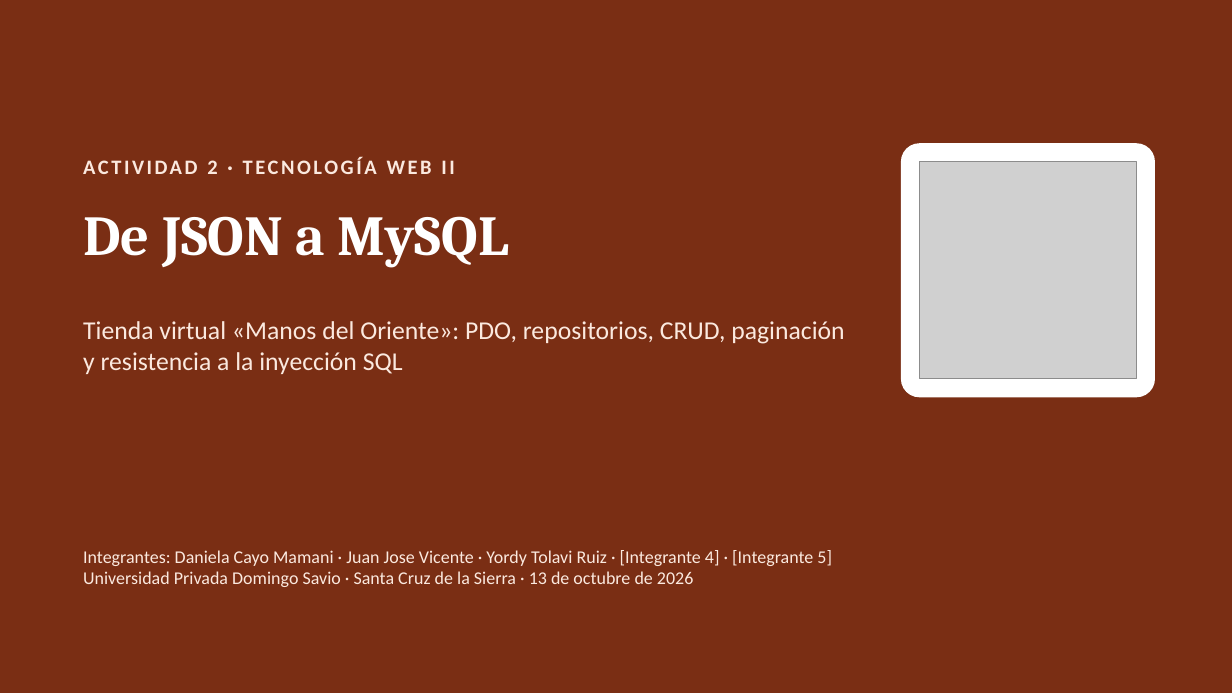
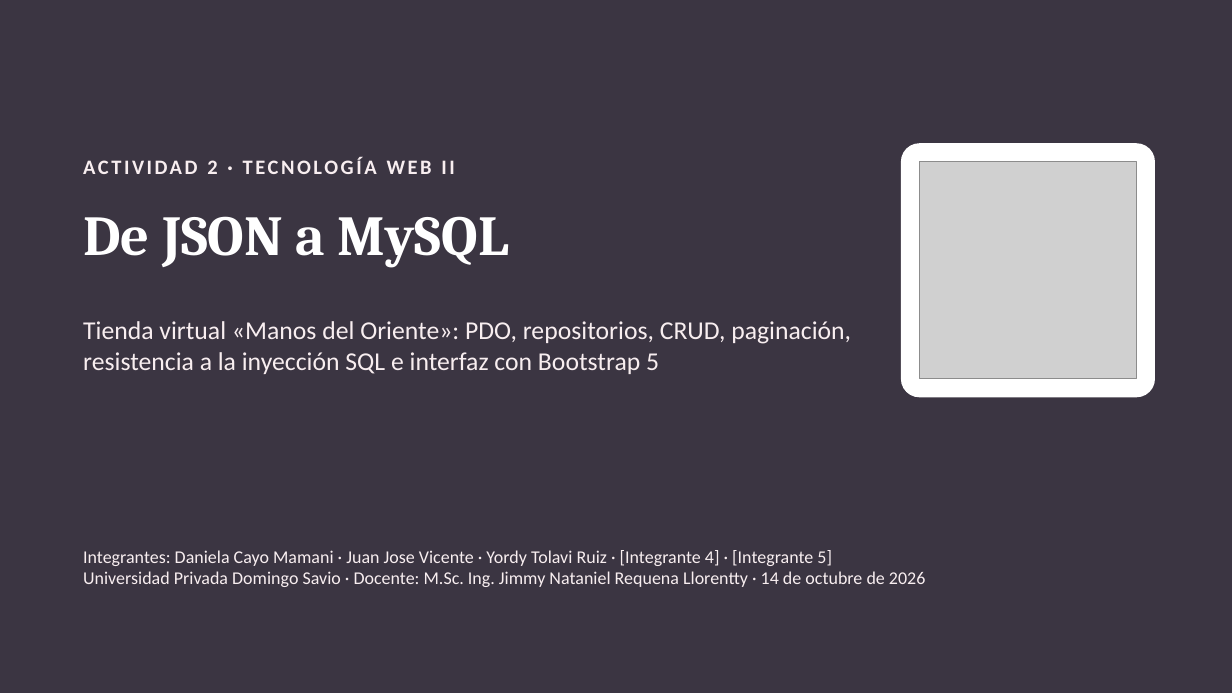
Before and after one commit to TecnologiaWeb2/Tecnologiaweb2, a slide deck: slide 1 of docs/actividad-02/Presentacion_Actividad02.pptx. Drawn at 1232x693 pixels with LibreOffice and Linux fonts; fonts in the diff are those of the drawing; grey boxes stand for pictures. Boxes give left, top, right and bottom in pixels: in the first picture for what was removed or moved away, otherwise in the second. Text is boxed around its words. In the diff, an @@ line names an element or a change of style, - is before the commit and + after.

```diff
--- a/docs/actividad-02/Presentacion_Actividad02.pptx
+++ b/docs/actividad-02/Presentacion_Actividad02.pptx
@@ background #7A2E14 to #3B3542 @@
@@ text "ACTIVIDAD 2 · TECNOLOGÍA WEB ..." at (207,160,217,174): text colour #FBE9DF to #F8EEF0 @@
@@ text at (83,321,851,374): text changed; text colour #FBE9DF to #F8EEF0 @@
-Tienda virtual «Manos del Oriente»: PDO, repositorios, CRUD, paginación y resistencia a la inyección SQL
+Tienda virtual «Manos del Oriente»: PDO, repositorios, CRUD, paginación, resistencia a la inyección SQL e interfaz con Bootstrap 5
@@ text at (83,550,832,566): text colour #FBE9DF to #F8EEF0 in "Integrantes: Daniela Cayo Mamani · Juan Jose ..." @@
@@ text at (83,571,925,587): text changed; text colour #FBE9DF to #F8EEF0 @@
-Universidad Privada Domingo Savio · Santa Cruz de la Sierra · 13 de octubre de 2026
+Universidad Privada Domingo Savio · Docente: M.Sc. Ing. Jimmy Nataniel Requena Llorentty · 14 de octubre de 2026
```
Also in this commit, not shown: 12 other slides changed, 1 slide added, 12 other files.
